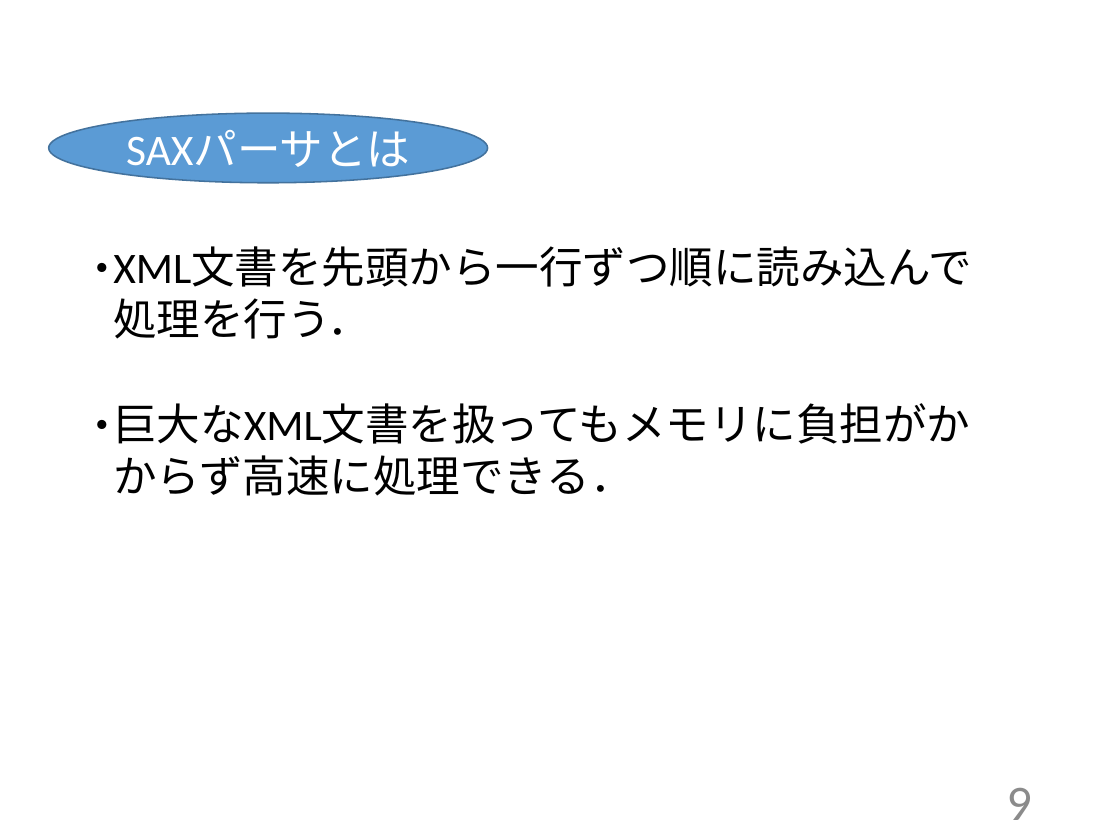
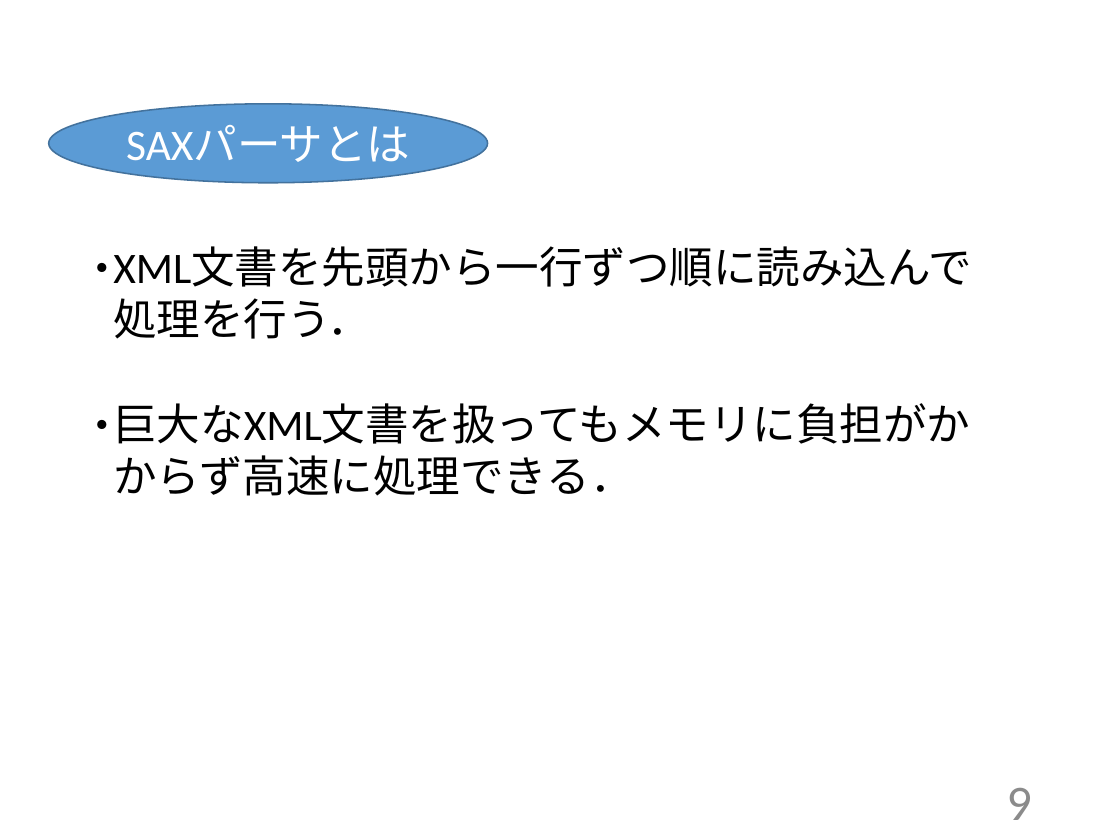
Before and after one commit to ishiiyasuyuki/me, a slide deck: slide 9 of 卒論最終発表パワポ/石井康之最終発表.pptx. Drawn at 1120x840 pixels with LibreOffice and Linux fonts; fonts in the diff are those of the drawing. Boxes give left, top, right and bottom in pixels: in the first picture for what was removed or moved away, otherwise in the second. Text is boxed around its words. In the diff, an @@ line names an element or a change of style, - is before the commit and + after.

```diff
--- a/卒論最終発表パワポ/石井康之最終発表.pptx
+++ b/卒論最終発表パワポ/石井康之最終発表.pptx
@@ ellipse "SAXパーサとは": place and size @@
-ellipse "SAXパーサとは" at (48,113,487,183)
+ellipse "SAXパーサとは" at (48,104,487,184)
```
Also in this commit, not shown: 7 other slides changed, 1 slide added.
